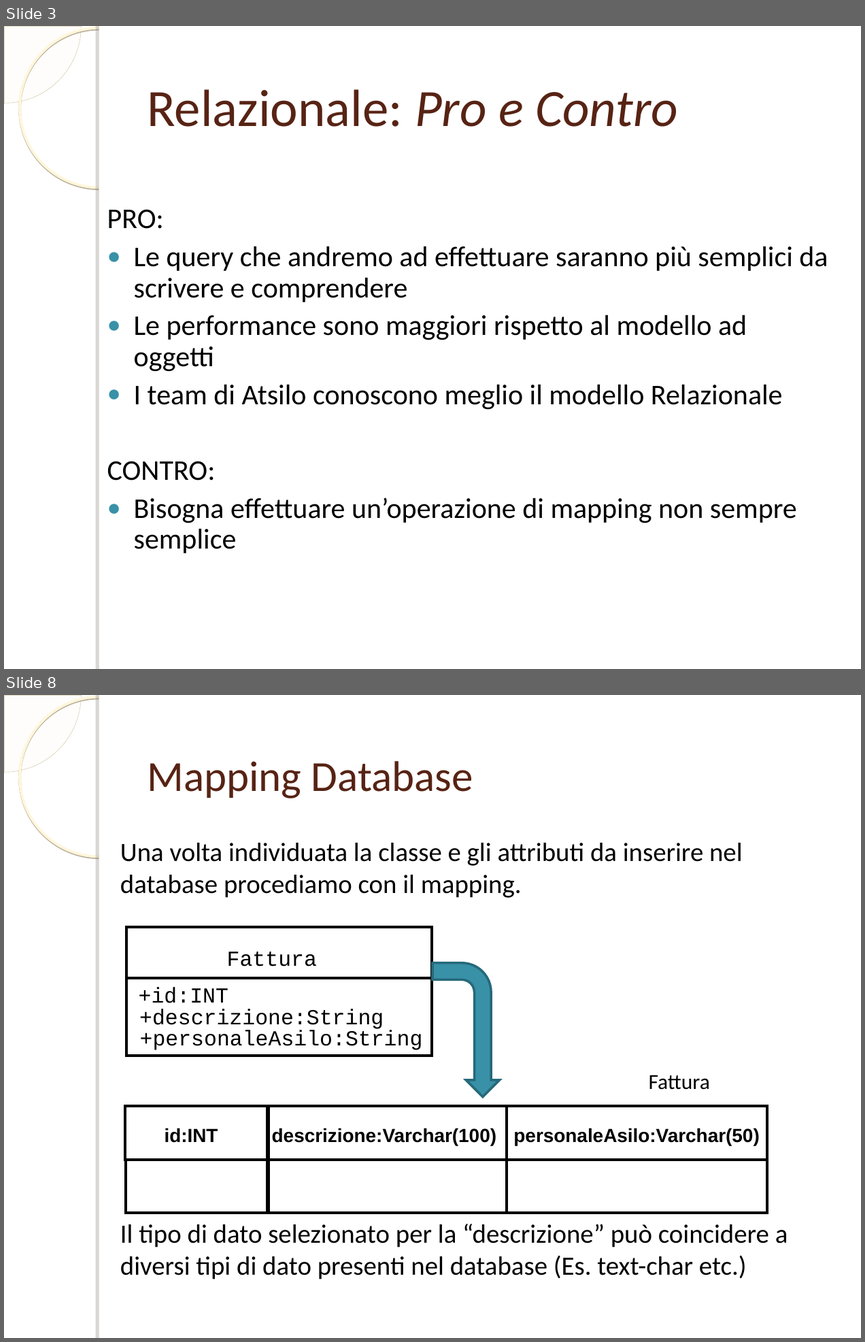
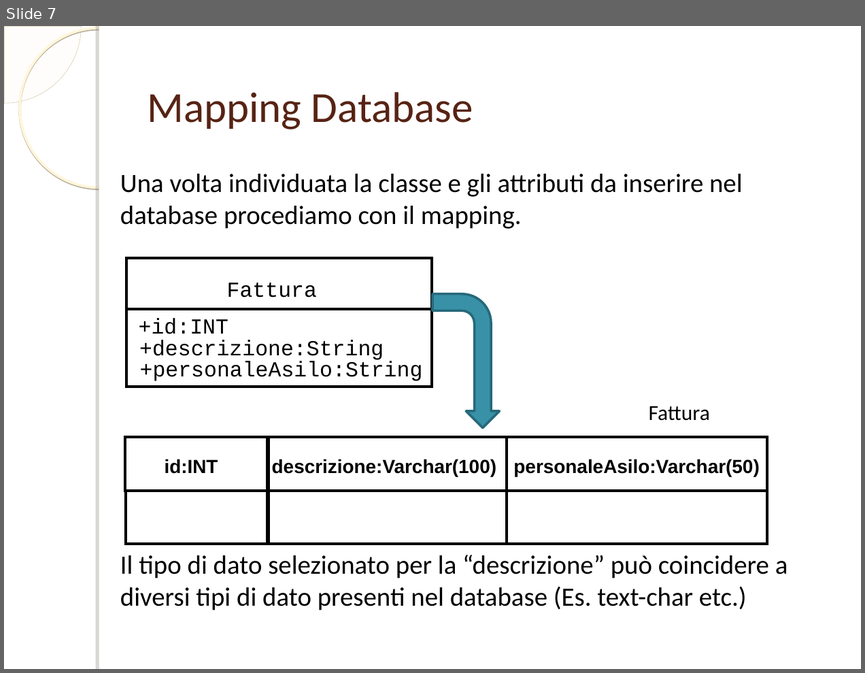
Before and after one commit to ammirate/at-silo, a slide deck: documenti_comuni/PresentazioneDB.ppt. Shown one above the other, each under a label of ours: slides 3 and 8 before the commit, slide 7 after it; the slides between them are not shown. The pictures are 865x1342 and 865x673 pixels, drawn with LibreOffice and Linux fonts; fonts in the diff are those of the drawing; background and template pictures are left out. Boxes give left, top, right and bottom in pixels: in the first picture for what was removed or moved away, otherwise in the second. Text is boxed around its words. In the diff, an @@ line names an element or a change of style, - is before the commit and + after.

```diff
--- a/documenti_comuni/PresentazioneDB.ppt
+++ b/documenti_comuni/PresentazioneDB.ppt
@@ slide 3 removed at [4,26,861,669], background picture (left out); not listed: 4 template elements that a slide beside it also shows @@
@@ title removed at [147,89,678,127] @@
-Relazionale: Pro e Contro
@@ text removed at [107,209,827,553] @@
-PRO:
-● Le query che andremo ad effettuare saranno più semplici da scrivere e comprendere
-● Le performance sono maggiori rispetto al modello ad oggetti
-● I team di Atsilo conoscono meglio il modello Relazionale
-CONTRO:
-● Bisogna effettuare un’operazione di mapping non sempre semplice
@@ what was slide 8 is now slide 7 @@
```
Also in this commit, not shown: 3 slides changed, 9 slides added, 9 other slides removed.
